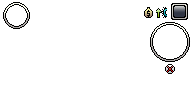
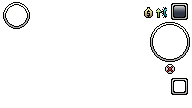
Two versions of the same layered image (192x108). Layer-by-layer changes:
added layer "Layer 30 copy" above "Layer 30" over box(171, 78, 188, 95)
painted on "Layer 31" over box(150, 42, 189, 62)
painted on "Layer 1" over box(2, 17, 25, 27)
